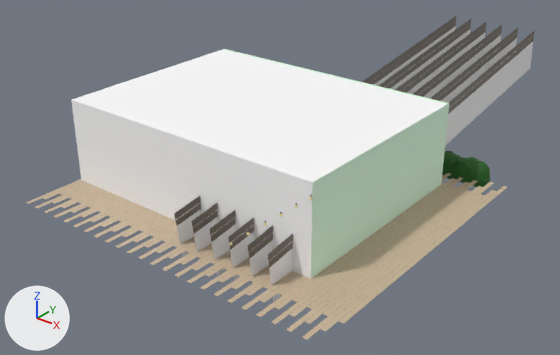
Renders of the glTF model src/viz/models/mornings/house.glb from each side of a commit.
Rendered twice from a 50 mm camera at (116.8, -149.5, 97.5) aimed at (-10.0, 9.0, -0.8). The lights are fixed; the arrows at lower left show +X, +Y and +Z. Where no turn or scale is listed for an object, it has been applied to the vertices.

Script lines for the objects in view, before the commit:
```python
me_cube_000 = bpy.data.meshes.new('Cube.000')
me_cube_000.from_pydata(...)  # 24 vertices, 12 faces; spans x -0.9..28.0, y -68.4..72.1, z -23.1..6.8
me_cube_000.materials.append(mat_material)  # white #e7e7e7
me_cube_003 = bpy.data.meshes.new('Cube.003')
me_cube_003.from_pydata(...)  # 48 vertices, 24 faces; spans x -0.8..28.0, y -69.7..70.2, z -13.4..10.5
me_cube_003.materials.append(mat_house_window_structure_mat)  # brown #605445
me_icosphere_002 = bpy.data.meshes.new('Icosphere.002')
me_icosphere_002.from_pydata(...)  # 364 vertices, 712 faces; spans x -6.7..33.3, y -3.3..3.5, z -1.1..6.9
me_icosphere_002.materials.append(mat_material_001)  # dark green #1e5d15
ob_bushes = bpy.data.objects.new('bushes', me_icosphere_002)
ob_bushes.location = (6.3, 41.8, -0.7)
ob_god_rays_bottom = bpy.data.objects.new('god_rays_bottom', me_cube_000)
ob_god_rays_bottom.location = (-3.1, 30.0, 19.1)
ob_god_rays_top = bpy.data.objects.new('god_rays_top', me_cube_003)
ob_god_rays_top.location = (-3.1, 30.8, 19.1)
# also in view: 'house_ceiling' at (-10.5, 0.1, 12.7); 'house_walls' at (-10.5, 0.6, 12.9); 'floor' at (-3.1, -3.3, 0.8)
```
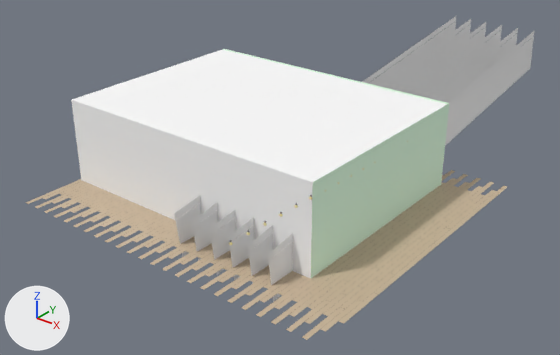
Location of each change, (x1, y1, x2, y2) in pixels of the pictures (560 x 355 px):
'god_rays_top', recoloured: (174, 16, 535, 268) in both
'bushes', deleted: before (442, 151, 490, 187)

What changed in the scene script:
```text
Change me_cube_003:
    where me_cube_003.from_pydata(...)  # 48 vertices, 24 faces; spans x -0.8..28.0, y -69.7..70.2, z -13.4..10.5
    remove me_cube_003.materials.append(mat_house_window_structure_mat)  # brown #605445
Remove ob_bushes:
    ob_bushes = bpy.data.objects.new('bushes', me_icosphere_002)
    ob_bushes.location = (6.3, 41.8, -0.7)
```
